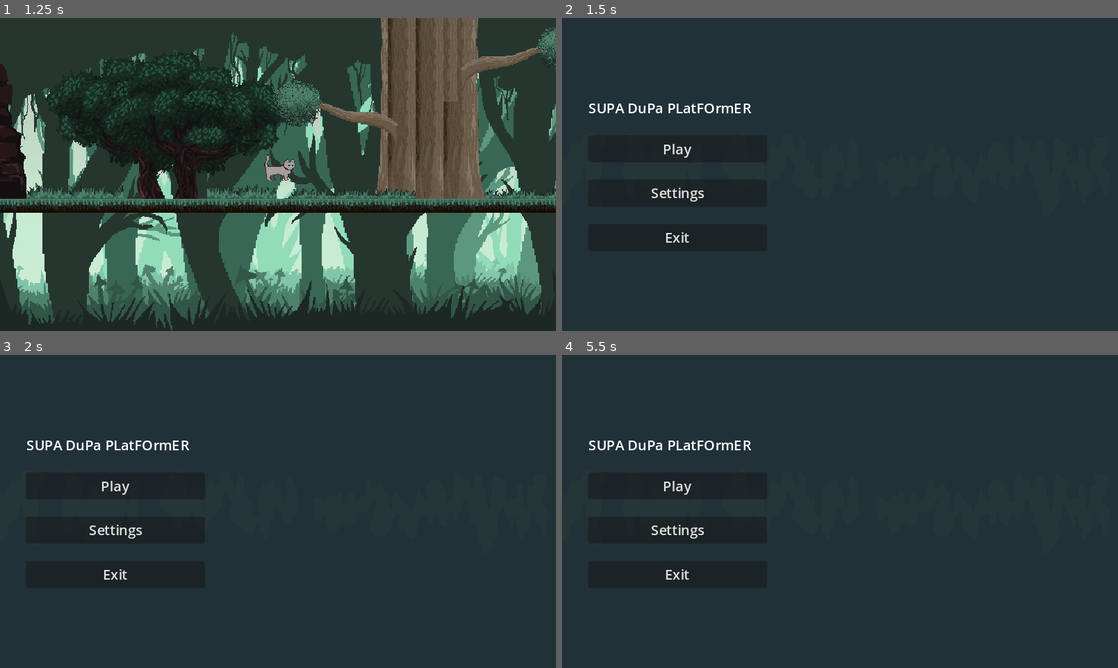
Above: before the commit, frames 1-4 (two rows, left to right).
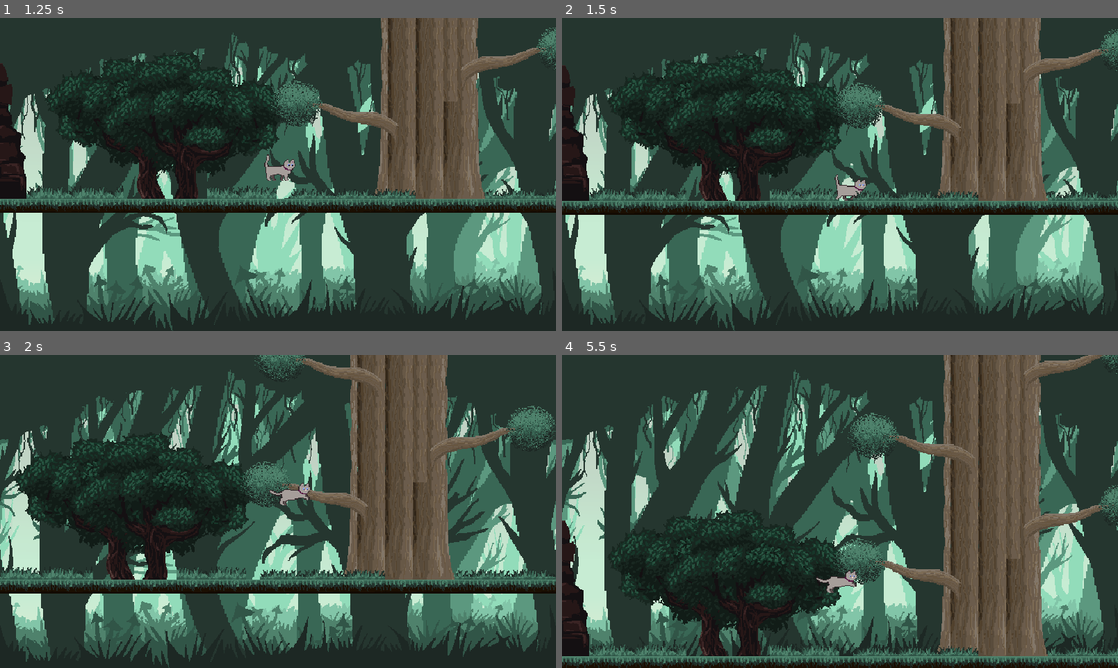
Above: after the commit, the same moments.

Repository: DrDGS/CatPlatformer
Game: Godot game, scene res://Scenes/UI/main_menu.tscn
Same seed, same stepped clock (60 frames per second), same inputs: the game is played once before the commit and once after it.
Inputs (mouse positions are in pixels of both pictures, inside the frame that each line leads up to):
- Up to frame 1 (1.25 s): click "Play" at 0.5 s
- Up to frame 2 (1.5 s): hold D (move_right) from 1.28 s (still down); tap E (TestTakeDamage) at 1.35 s
- Up to frame 3 (2 s): keep holding D (move_right); tap Space (jump) at 1.52 s
- Up to frame 4 (5.5 s): release D (move_right) at 2 s; click (678, 486) at 2 s, where only the run before the commit has a clickable "Play"; hold D (move_right) 2.78-3.53 s; tap 2 (TestDryState) at 2.85 s; tap Space (jump) at 3.02, 4.52, 5.27 s; tap E (TestTakeDamage) at 3.05, 3.8, 4.35, 5.3 s; hold A (move_left) 3.53-4.28 s; tap 3 (TestElecState) at 3.6 s; hold D (move_right) from 4.28 s (still down); tap 1 (TestWetState) at 5.1 s

Frame 1 is identical in both runs. In frame 2, 50% of the frame differs, in the area x 0-100%, y 0-100%; in frame 3, 50%; in frame 4, 53%.
Error before the commit: Invalid operands 'float' and 'Vector2' in operator '+'. (res://Scripts/Character/Player.gd:77)
Error after the commit: Invalid operands 'float' and 'Vector2' in operator '+'. (res://Scripts/Character/Player.gd:78)

Commit message:
Save, Load, Death and Triger Base

Diff:
--- a/Scenes/Levels/tutorial_level.tscn
+++ b/Scenes/Levels/tutorial_level.tscn
@@ -15,6 +15,8 @@
 [ext_resource type="Texture2D" uid="uid://bmkj66h0vxudv" path="res://Sprites/Backgrounds/Forest/Layer11.png" id="12_igpyo"]
 [ext_resource type="Texture2D" uid="uid://c7papnq6evnx5" path="res://Sprites/Backgrounds/Forest/Layer12.png" id="13_7n3od"]
 [ext_resource type="TileSet" uid="uid://cjomym1ttwqlk" path="res://TileSets/new_tile_set.tres" id="14_scdg5"]
+[ext_resource type="PackedScene" uid="uid://cp2euhca5i0v0" path="res://Scenes/PrefabScenes/triger.tscn" id="16_fk5sj"]
+[ext_resource type="Script" path="res://Scenes/PrefabScenes/triger.gd" id="17_ihyi0"]
 
 [node name="TestingScene" type="Node2D"]
 
@@ -177,3 +179,8 @@
 
 [node name="CharacterBody2D" parent="." instance=ExtResource("1_j1s5y")]
 position = Vector2(-11, -47)
+
+[node name="Triger" parent="." instance=ExtResource("16_fk5sj")]
+script = ExtResource("17_ihyi0")
+
+[connection signal="body_entered" from="Triger" to="Triger" method="_on_body_entered"]
--- /dev/null
+++ b/Scenes/PrefabScenes/SaveComponent.gd
@@ -0,0 +1,22 @@
+extends Node2D
+
+var coordinate = Vector2(-11, -26.01094)
+var state = 1
+
+# Called when the node enters the scene tree for the first time.
+func _ready():
+	pass # Replace with function body.
+
+
+# Called every frame. 'delta' is the elapsed time since the previous frame.
+func _process(delta):
+	pass
+
+func savePoint():
+	coordinate = get_parent().get_position()
+	state = get_parent().player_body_state
+
+func loadPoint():
+	get_parent().set_position(coordinate)
+	get_parent().player_body_state = state
+	get_parent().hpComponent.setMaxHp()
--- a/Scenes/PrefabScenes/character_body_2d.tscn
+++ b/Scenes/PrefabScenes/character_body_2d.tscn
@@ -1,9 +1,10 @@
-[gd_scene load_steps=21 format=3 uid="uid://bbex6nahnu52s"]
+[gd_scene load_steps=22 format=3 uid="uid://bbex6nahnu52s"]
 
 [ext_resource type="Script" path="res://Scripts/Character/Player.gd" id="1_glyvn"]
 [ext_resource type="Texture2D" uid="uid://b865m6ru0txj2" path="res://Sprites/Character/Cat_animated.png" id="2_naua7"]
 [ext_resource type="Script" path="res://Scripts/HealthComponent.gd" id="3_4h6d8"]
 [ext_resource type="Script" path="res://Scripts/Character/PlayerInput.gd" id="4_lpiec"]
+[ext_resource type="Script" path="res://Scenes/PrefabScenes/SaveComponent.gd" id="5_j5rcb"]
 
 [sub_resource type="Animation" id="Animation_s5jpj"]
 resource_name = "CatIdle"
@@ -204,12 +205,13 @@
 radius = 9.0
 height = 32.0
 
-[node name="Player" type="CharacterBody2D" node_paths=PackedStringArray("hpComponent", "plInput")]
+[node name="Player" type="CharacterBody2D" node_paths=PackedStringArray("hpComponent", "plInput", "saveComponent")]
 script = ExtResource("1_glyvn")
 ACCELERATION = 15
 WALL_KNOKBACK = 107
 hpComponent = NodePath("HealthComponent")
 plInput = NodePath("PlayerInput")
+saveComponent = NodePath("SaveComponent")
 
 [node name="AnimationPlayer" type="AnimationPlayer" parent="."]
 libraries = {
@@ -245,3 +247,6 @@
 [node name="IdleTimer" type="Timer" parent="."]
 
 [node name="JumpTimer" type="Timer" parent="."]
+
+[node name="SaveComponent" type="Node2D" parent="."]
+script = ExtResource("5_j5rcb")
--- /dev/null
+++ b/Scenes/PrefabScenes/triger.gd
@@ -0,0 +1,19 @@
+extends Area2D
+
+
+# Called when the node enters the scene tree for the first time.
+func _ready():
+	pass # Replace with function body.
+
+
+# Called every frame. 'delta' is the elapsed time since the previous frame.
+func _process(delta):
+	pass
+
+func triger():
+	print(1)
+
+
+func _on_body_entered(body):
+	if body.name == "CharacterBody2D":
+		body.hpComponent.take_damage()
--- /dev/null
+++ b/Scenes/PrefabScenes/triger.tscn
@@ -0,0 +1,10 @@
+[gd_scene load_steps=2 format=3 uid="uid://cp2euhca5i0v0"]
+
+[sub_resource type="RectangleShape2D" id="RectangleShape2D_g8ya5"]
+size = Vector2(62, 55)
+
+[node name="Triger" type="Area2D"]
+
+[node name="CollisionShape2D" type="CollisionShape2D" parent="."]
+position = Vector2(350, -50)
+shape = SubResource("RectangleShape2D_g8ya5")
--- a/Scripts/Character/Player.gd
+++ b/Scripts/Character/Player.gd
@@ -5,7 +5,7 @@
 # ACCELERATION - delta for reaching speed
 # AC_STOP_COEF - multiplies ACCELERATION to get delta for dropping speed
 
-@export var SPEED = 100.0
+@export var SPEED = 96.0
 @export var VEL_RUN_COEF = 1.5
 @export var ACCELERATION = 30
 @export var AC_STOP_COEF = 1.25
@@ -26,8 +26,8 @@
 # GRAVITY_ASC - gravity while ascending (~980 - approx project var)
 # GRAVITY_DSC - gravity while descending
 
-@export var JUMP_HEIGHT = -80
-@export var JUMP_HEIGHT_BASE = -80
+@export var JUMP_HEIGHT = -84
+@export var JUMP_HEIGHT_BASE = -84
 @export var JUMP_HEIGHT_FACTOR_FROM_X = 0.1
 @export var TIME_ASCEND = 0.4
 @export var TIME_DESCEND = 0.5
@@ -45,6 +45,7 @@
 
 @export var hpComponent : Node2D
 @export var plInput : Node2D
+@export var saveComponent : Node2D
 @onready var animation_player = $AnimationPlayer
 @onready var animation_tree = $AnimationTree
 @onready var idle_timer = $IdleTimer
@@ -223,6 +224,10 @@
 func _process(_delta):
 	animation_logic(Vector2(plInput.direction, 0))
 	player_animation()
+	if (Input.is_action_just_pressed("TestAddSavePoint")):
+		saveComponent.savePoint()
+	if (Input.is_action_just_pressed("TestLoadFromSavePoint")):
+		saveComponent.loadPoint()
 	if (Input.is_action_just_pressed("TestTakeDamage")):
 		hpComponent.take_damage(1);
 	if (Input.is_action_just_pressed("TestDryState")):
--- a/Scripts/HealthComponent.gd
+++ b/Scripts/HealthComponent.gd
@@ -1,9 +1,12 @@
 extends Node2D
 
 var Health_point = 1
+
+func setMaxHp():
+	Health_point = 1
 
 func take_damage(value = 1):
 	Health_point -= value
 	print("Curent health: ", Health_point)
 	if Health_point == 0:
-		get_tree().change_scene_to_file("res://Scenes/UI/main_menu.tscn")
+		get_parent().saveComponent.loadPoint()
--- a/project.godot
+++ b/project.godot
@@ -74,6 +74,16 @@
 "events": [Object(InputEventKey,"resource_local_to_scene":false,"resource_name":"","device":0,"window_id":0,"alt_pressed":false,"shift_pressed":false,"ctrl_pressed":false,"meta_pressed":false,"pressed":false,"keycode":0,"physical_keycode":51,"key_label":0,"unicode":0,"echo":false,"script":null)
 ]
 }
+TestAddSavePoint={
+"deadzone": 0.5,
+"events": [Object(InputEventKey,"resource_local_to_scene":false,"resource_name":"","device":-1,"window_id":0,"alt_pressed":false,"shift_pressed":true,"ctrl_pressed":false,"meta_pressed":false,"pressed":false,"keycode":0,"physical_keycode":81,"key_label":0,"unicode":81,"echo":false,"script":null)
+]
+}
+TestLoadFromSavePoint={
+"deadzone": 0.5,
+"events": [Object(InputEventKey,"resource_local_to_scene":false,"resource_name":"","device":-1,"window_id":0,"alt_pressed":false,"shift_pressed":false,"ctrl_pressed":true,"meta_pressed":false,"pressed":false,"keycode":0,"physical_keycode":81,"key_label":0,"unicode":0,"echo":false,"script":null)
+]
+}
 
 [internationalization]
 
Not shown: 1 places in Scenes/Levels/tutorial_level.tscn that only renumber resources
